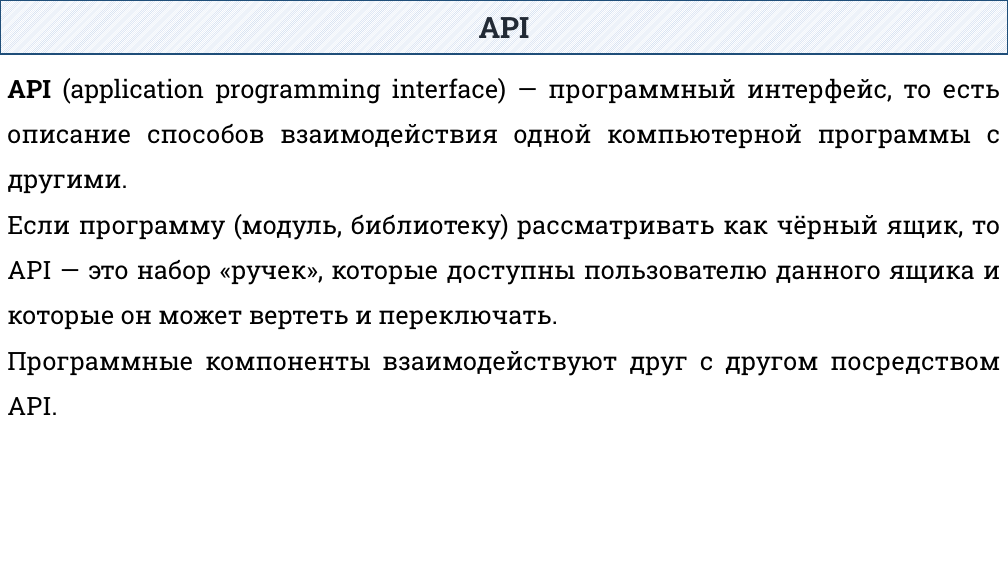
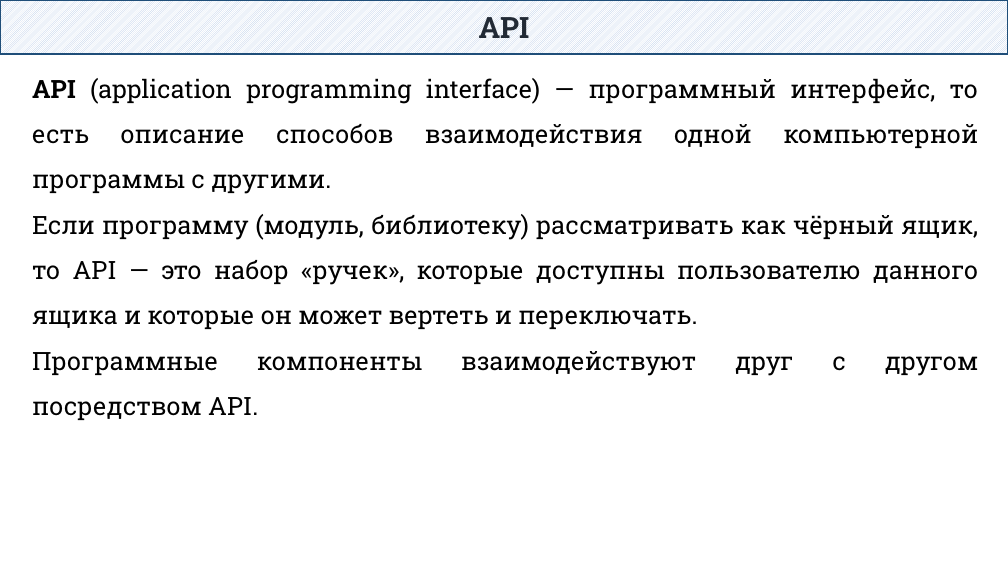
Before and after one commit to DaniilKlyukin/ITiP-3, a slide deck: slide 2 of Лекции/ИТиП 3 API.pptx. Drawn at 1008x567 pixels with LibreOffice and Linux fonts; fonts in the diff are those of the drawing. Boxes give left, top, right and bottom in pixels: in the first picture for what was removed or moved away, otherwise in the second. Text is boxed around its words. In the diff, an @@ line names an element or a change of style, - is before the commit and + after.

```diff
--- a/Лекции/ИТиП 3 API.pptx
+++ b/Лекции/ИТиП 3 API.pptx
@@ text "API (application programming interface) — ..." rewrapped from (7, 78, 1001, 376) to (32, 78, 978, 376) @@
```
Also in this commit, not shown: 13 other slides changed, 4 slides added, 1 slide removed.
